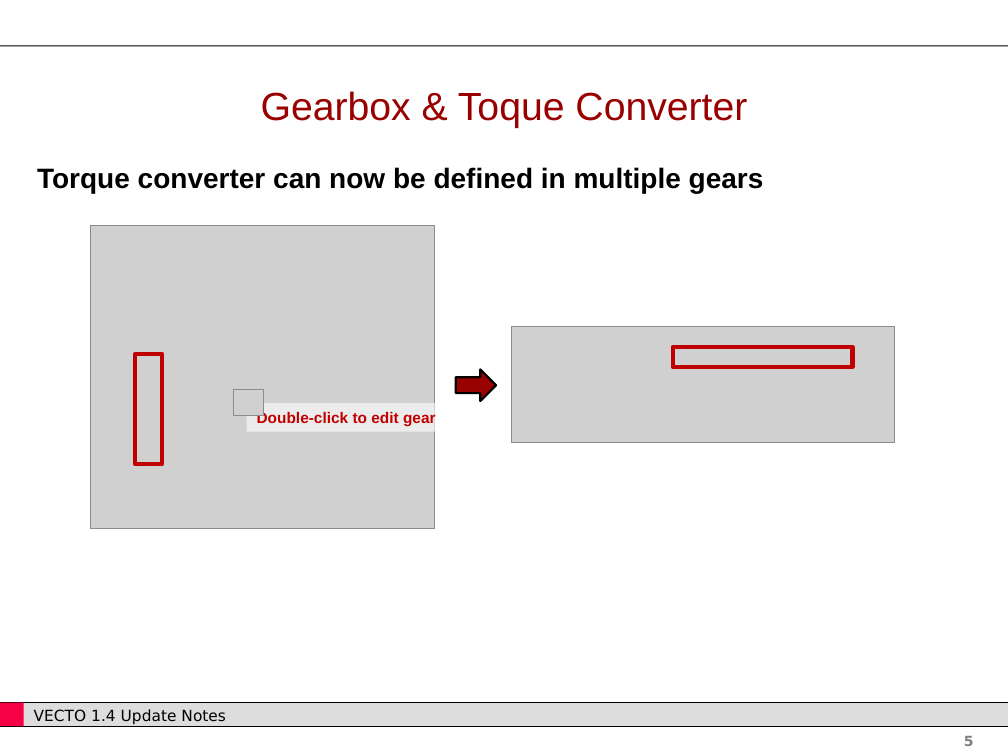
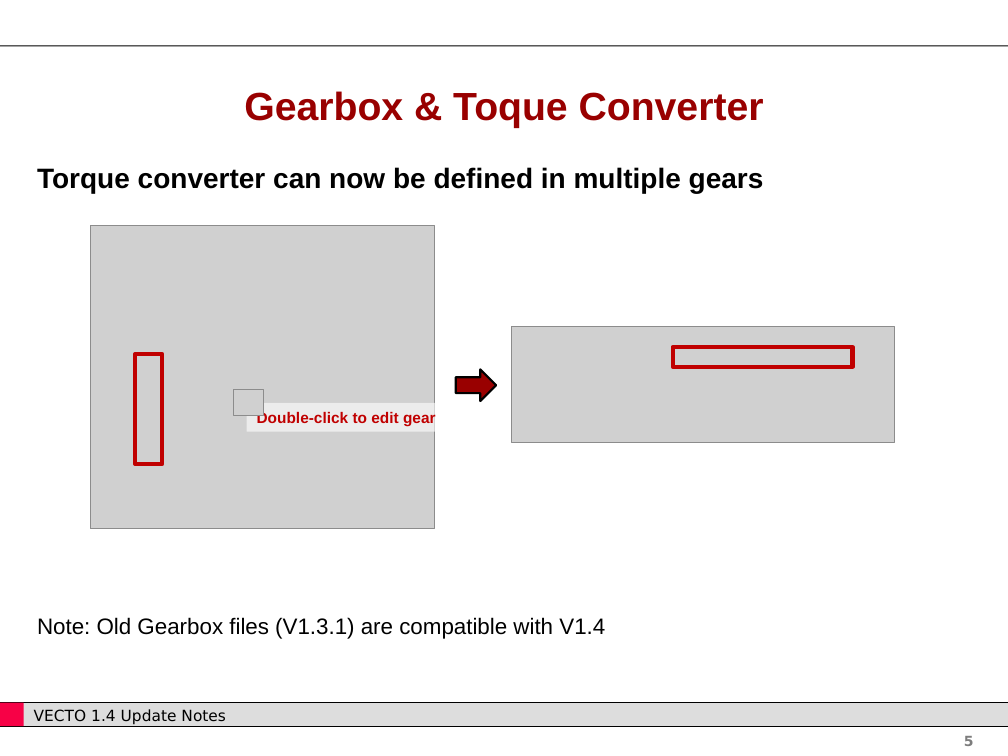
Before and after one commit to CLIMA-VECTO/vecto-sim, a slide deck: slide 5 of User Manual Source/Update Notes.pptx. Drawn at 1008x756 pixels with LibreOffice and Linux fonts; fonts in the diff are those of the drawing; grey boxes stand for pictures; background and template pictures are left out. Boxes give left, top, right and bottom in pixels: in the first picture for what was removed or moved away, otherwise in the second. Text is boxed around its words. In the diff, an @@ line names an element or a change of style, - is before the commit and + after.

```diff
--- a/User Manual Source/Update Notes.pptx
+++ b/User Manual Source/Update Notes.pptx
@@ text "Gearbox & Toque Converter" at (x1=244, y1=91, x2=764, y2=128): bold on @@
@@ text added at (x1=37, y1=617, x2=605, y2=639), 16 pt, text #000000 @@
+Note: Old Gearbox files (V1.3.1) are compatible with V1.4
```
Also in this commit, not shown: 12 other slides changed, 59 other files.
